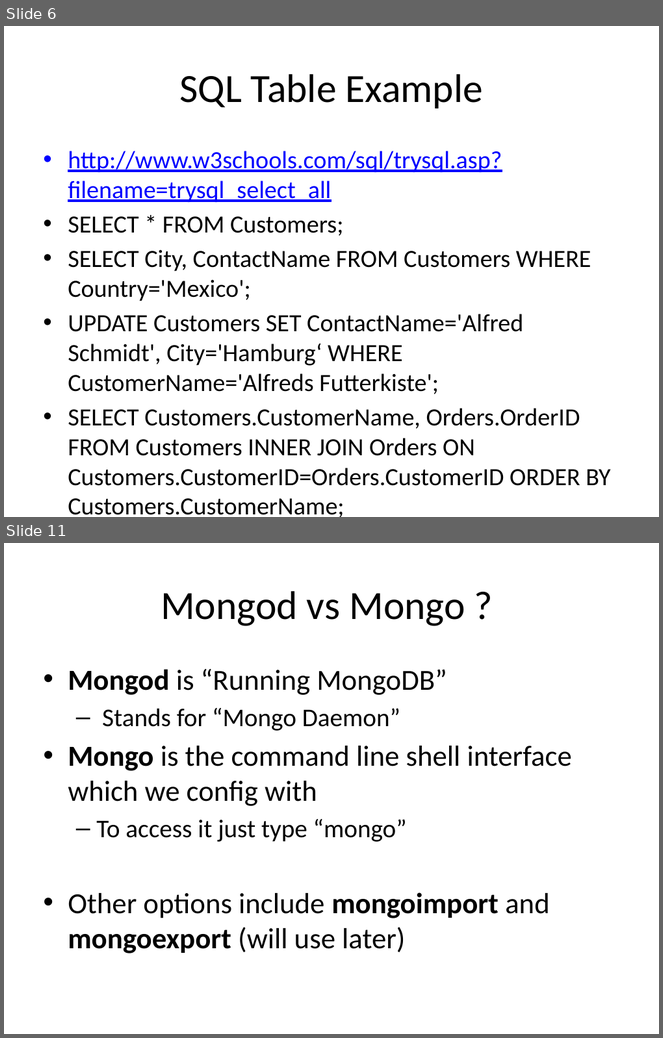
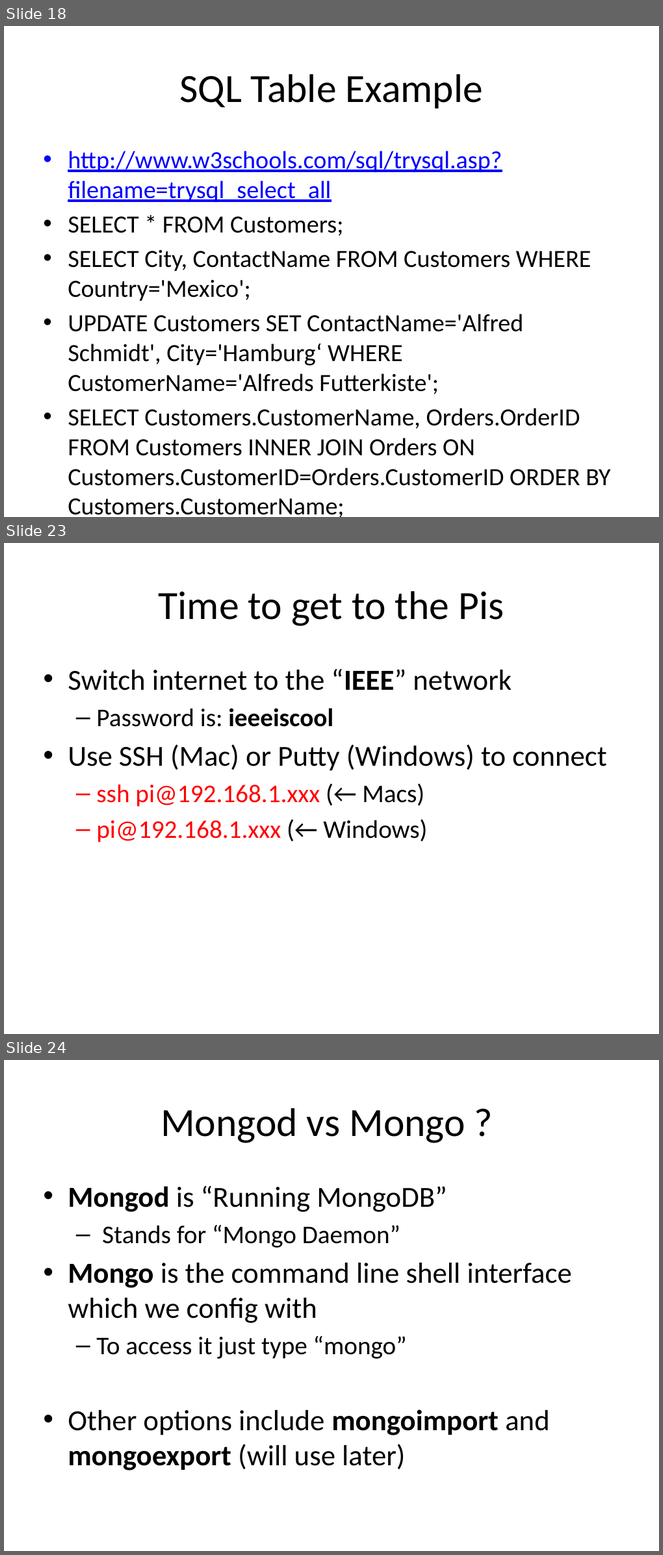
Before and after one commit to sjfricke/IEEE-Mini-Projects-UW-Madison, a slide deck: Tutorial/PowerPoint Versions/MongoDB and Databases.pptx. Shown one above the other, each under a label of ours: slides 6 and 11 before the commit, slides 18, 23 and 24 after it; the slides between them are not shown. The pictures are 663x1038 and 663x1555 pixels, drawn with LibreOffice and Linux fonts; fonts in the diff are those of the drawing. Boxes give left, top, right and bottom in pixels: in the first picture for what was removed or moved away, otherwise in the second. Text is boxed around its words. In the diff, an @@ line names an element or a change of style, - is before the commit and + after.

```diff
--- a/Tutorial/PowerPoint Versions/MongoDB and Databases.pptx
+++ b/Tutorial/PowerPoint Versions/MongoDB and Databases.pptx
@@ slide 23 added at box(4, 543, 659, 1034), background #FFFFFF @@
@@ title added at box(159, 591, 504, 626), 44 pt, text #000000 @@
+Time to get to the Pis
@@ text added at box(68, 669, 607, 843), 28 pt, text #000000 @@
+• Switch internet to the “IEEE” network
+  – Password is: ieeeiscool
+• Use SSH (Mac) or Putty (Windows) to connect
+  – ssh pi@192.168.1.xxx (← Macs)
+  – pi@192.168.1.xxx (← Windows)
@@ what was slide 6 is now slide 18 @@
@@ what was slide 11 is now slide 24 @@
```
Also in this commit, not shown: 9 slides changed, 12 other slides added, 1 other file.
